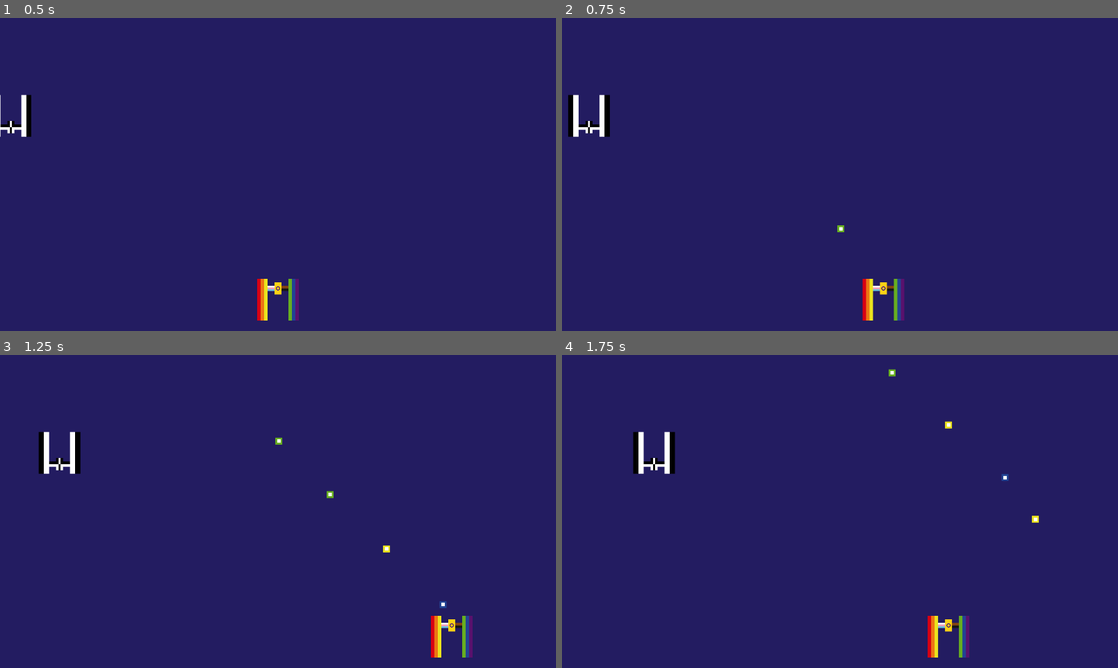
Above: before the commit, frames 1-4 (two rows, left to right).
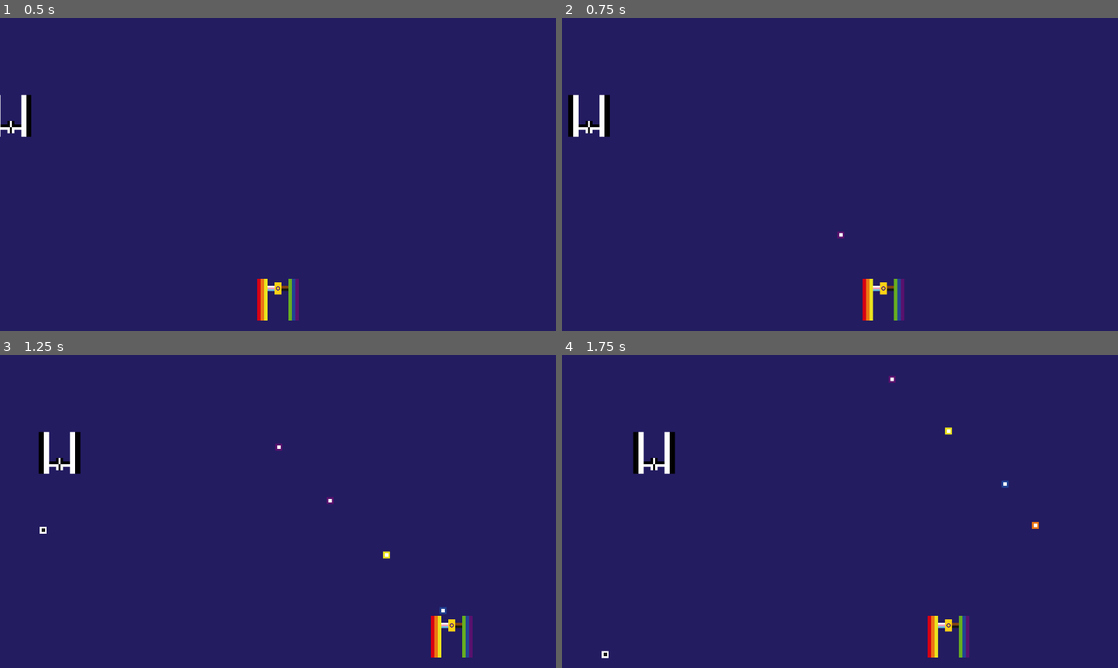
Above: after the commit, the same moments.

Repository: yndajas/qgjam-2023
Game: Godot game, scene res://main.tscn
The game is run twice, just before and just after one commit, with the same random seed, the same clock (stepped at 60 frames per second) and the same inputs. The project has no main scene, so this scene is started directly.
Inputs:
- Up to frame 1 (0.5 s): no input
- Up to frame 2 (0.75 s): hold Right (move_right) from 0.53 s (still down); hold Space (fire) from 0.53 s (still down)
- Up to frame 3 (1.25 s): keep holding Right (move_right); keep holding Space (fire)
- Up to frame 4 (1.75 s): release Right (move_right) at 1.28 s; release Space (fire) at 1.28 s; hold Left (move_left) from 1.28 s (still down); tap Space (fire) at 1.35 s

Frame 1 is identical in both runs. In frame 2, less than 0.1% of the frame differs, in the area x 49-51%, y 66-71%; in frame 3, 0.2%; in frame 4, 0.3%, in the area x 7-86%, y 4-97%.

Commit message:
Add bullet `init` method
The method takes the parent node that called it then:
- removes the parent's collision layer from its mask
- conditionally sets its position, direction and sprite index
- adds itself to its parent's tree root

Diff:
--- a/scripts/bullet.gd
+++ b/scripts/bullet.gd
@@ -5,6 +5,7 @@
 const SPRITE_COUNT: int = 6
 const SPRITE_SCALE: int = 4
 @export var fire_sounds: Array[AudioStreamWAV]
+var sprite_index: int
 @onready var sfx_player: AudioStreamPlayer = $SfxPlayer
 @onready var sprite: Sprite2D = $Sprite2D
 @onready var sprite_size: float = sprite.get_rect().size[0]
@@ -13,7 +14,6 @@
 
 
 func _ready() -> void:
-	var sprite_index: int = randi() % SPRITE_COUNT
 	sprite.region_rect = Rect2(0, sprite_index * sprite_size, sprite_size, sprite_size)
 	sprite.scale = Vector2(SPRITE_SCALE, SPRITE_SCALE)
 	play_fire_sound()
@@ -28,6 +28,27 @@
 	if body.has_method("on_hit"):
 		body.on_hit()
 		queue_free()
+
+
+func init(parent: CharacterBody2D) -> void:
+	if parent.get_collision_layer_value(1):
+		set_collision_mask_value(1, false)
+	elif parent.get_collision_layer_value(2):
+		set_collision_mask_value(2, false)
+
+	if parent.name == "Player":
+		global_position = Vector2(
+			parent.x_position(), parent.y_position() - Global.CHARACTER_GUN_OFFSET - edge_offset
+		)
+		sprite_index = randi() % SPRITE_COUNT
+	else:
+		global_position = Vector2(
+			parent.x_position(), parent.y_position() + Global.CHARACTER_GUN_OFFSET + edge_offset
+		)
+		reverse_direction()
+		sprite_index = SPRITE_COUNT
+
+	parent.get_tree().get_root().add_child(self)
 
 
 func is_off_screen() -> bool:
--- a/scripts/enemy.gd
+++ b/scripts/enemy.gd
@@ -27,11 +27,7 @@
 
 func fire() -> void:
 	var bullet: RigidBody2D = Global.bullet_scene.instantiate()
-	bullet.global_position = Vector2(
-		x_position(), y_position() + Global.CHARACTER_GUN_OFFSET + bullet.EXPECTED_EDGE_OFFSET
-	)
-	bullet.reverse_direction()
-	get_tree().get_root().add_child(bullet)
+	bullet.init(self)
 
 
 func is_off_screen() -> bool:
--- a/scripts/player.gd
+++ b/scripts/player.gd
@@ -29,10 +29,7 @@
 
 func fire() -> void:
 	var bullet: RigidBody2D = Global.bullet_scene.instantiate()
-	bullet.global_position = Vector2(
-		x_position(), y_position() - Global.CHARACTER_GUN_OFFSET - bullet.EXPECTED_EDGE_OFFSET
-	)
-	get_tree().get_root().add_child(bullet)
+	bullet.init(self)
 	bullet_cooldown = 0.2
 
 
